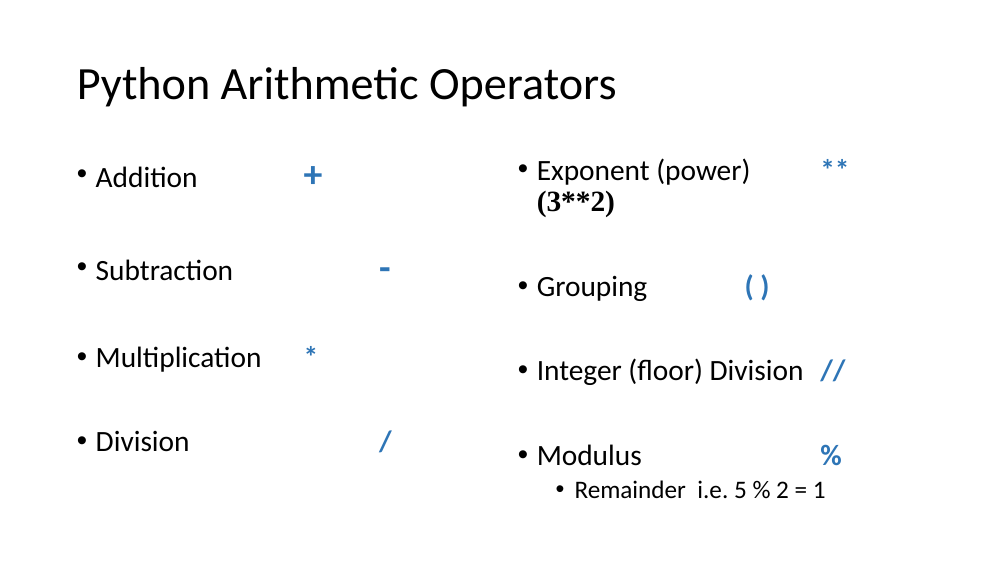
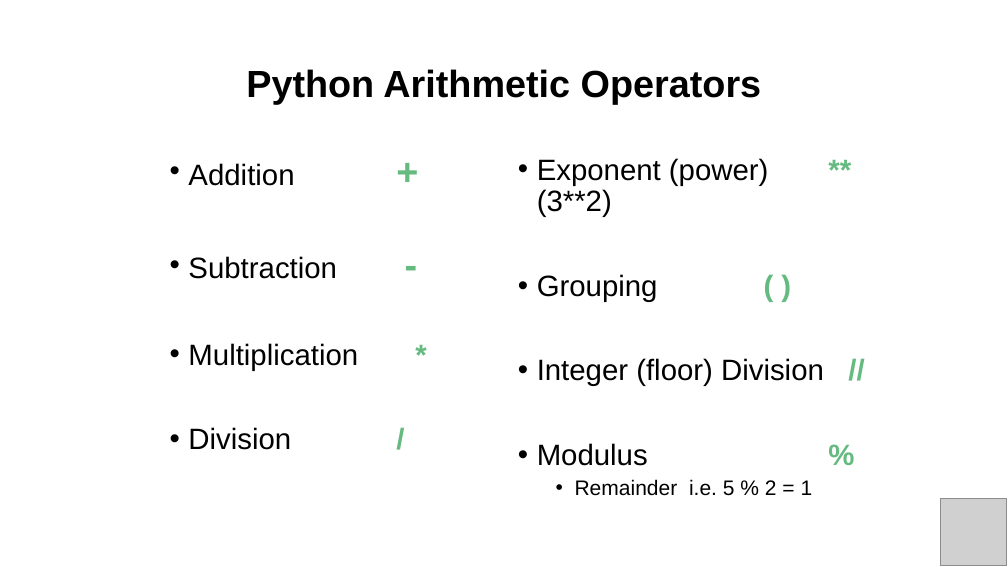
Before and after one commit to PracticumAI/python, a slide deck: slide 9 of presentations/02_variables.pptx (slide 8 before the commit). Drawn at 1008x567 pixels with LibreOffice and Linux fonts; fonts in the diff are those of the drawing; grey boxes stand for pictures. Boxes give left, top, right and bottom in pixels: in the first picture for what was removed or moved away, otherwise in the second. Text is boxed around its words. In the diff, an @@ line names an element or a change of style, - is before the commit and + after.

```diff
--- a/presentations/02_variables.pptx
+++ b/presentations/02_variables.pptx
@@ title "Python Arithmetic Operators" at [246,69,762,104]: size 44 to 36 pt, font Calibri to Arial, bold on; alignment left to centre @@
@@ text "Addition +": place and size @@
-text "Addition +" at [96,166,262,452]
+text "Addition +" at [188,163,358,450]
@@ text "Addition +" at [188,163,358,450]: font Calibri to Arial; text colour #2E75B6 to #64BA7F in "+", "-", "*", "/" @@
@@ text "Exponent (power) ** (3**2)" at [537,158,824,496]: font Calibri to Arial; font Times New Roman to Arial, bold off in "(3**2)"; text colour #2E75B6 to #64BA7F in "**", "( )", "//", "%"; size 24 to 20 pt in "Remainder i.e. 5 % 2 = 1" @@
@@ picture added at [941,499,1007,566] @@
```
Also in this commit, not shown: 19 other slides changed, 5 slides added, 6 slides removed, 2 other files.
